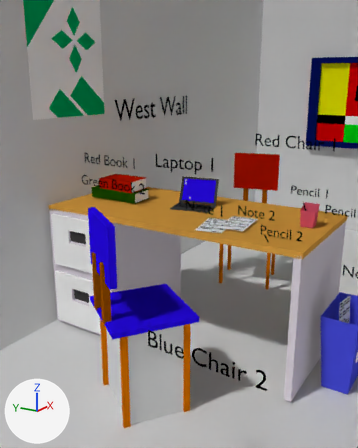
Two versions of the Blender file blender_project/description/208.blend, one commit apart.
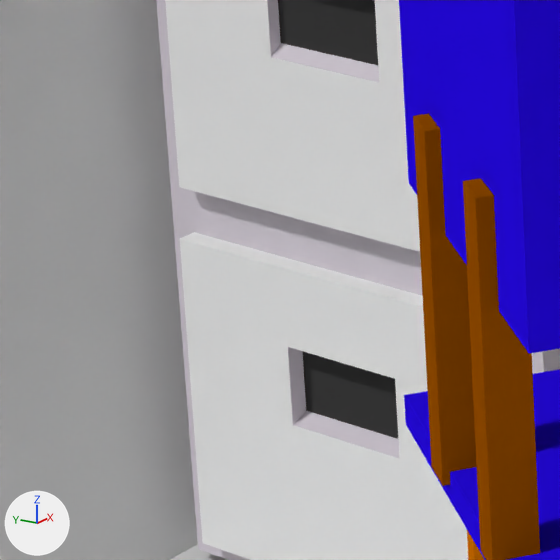
The first picture shows the older version from a 50 mm lens placed at (-8.13, 1.27, 5.05), pointed at (-0.49, 6.06, 2.4). The close-ups show both versions on the part from 7% to 32% of the width and 52% to 72% of the height of that picture. The axes (+X, +Y, +Z) are drawn at lower left. The lights are the same throughout.

The first close-up shows 'Blue Chair 2', 'Cube', 'West Wall', 'chair1_pt007', 'chair1_pt008', 'chair1_pt009'.
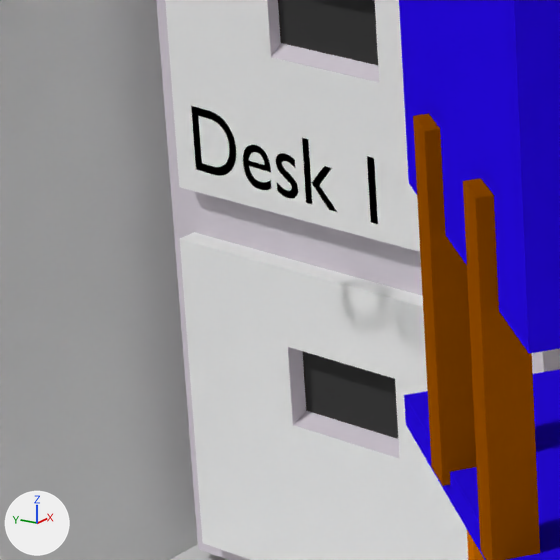
Where the change shows, as pixel boxes (x1, y1, x2, y2) in the close-ups (560 x 560 px):
```json
{"object": "Text.031", "change": "added", "after": [191, 106, 378, 224], "on screen": "black"}
```

Edits to the scene script, one JSON object a line:
```json
{"op": "add", "block": "mat_label_black_010", "code": ["mat_label_black_010 = diffuse_material('Label_Black.010')", "mat_label_black_010.base_color = (0.0, 0.0, 0.0)  # black #000000"]}
{"op": "add", "block": "txt_text_031", "code": ["txt_text_031 = bpy.data.curves.new('Text.031', 'FONT')", "txt_text_031.body = 'Desk 1'", "txt_text_031.materials.append(mat_label_black_010)  # black #000000"]}
{"op": "add", "block": "ob_text_031", "code": ["ob_text_031 = bpy.data.objects.new('Text.031', txt_text_031)", "ob_text_031.location = (-1.716, 8.1, 1.645)", "ob_text_031.rotation_euler = (1.571, 0.0, -1.631)  # degrees (90, 0, -93)", "ob_text_031.scale = (0.301, 0.301, 0.301)"]}
```
